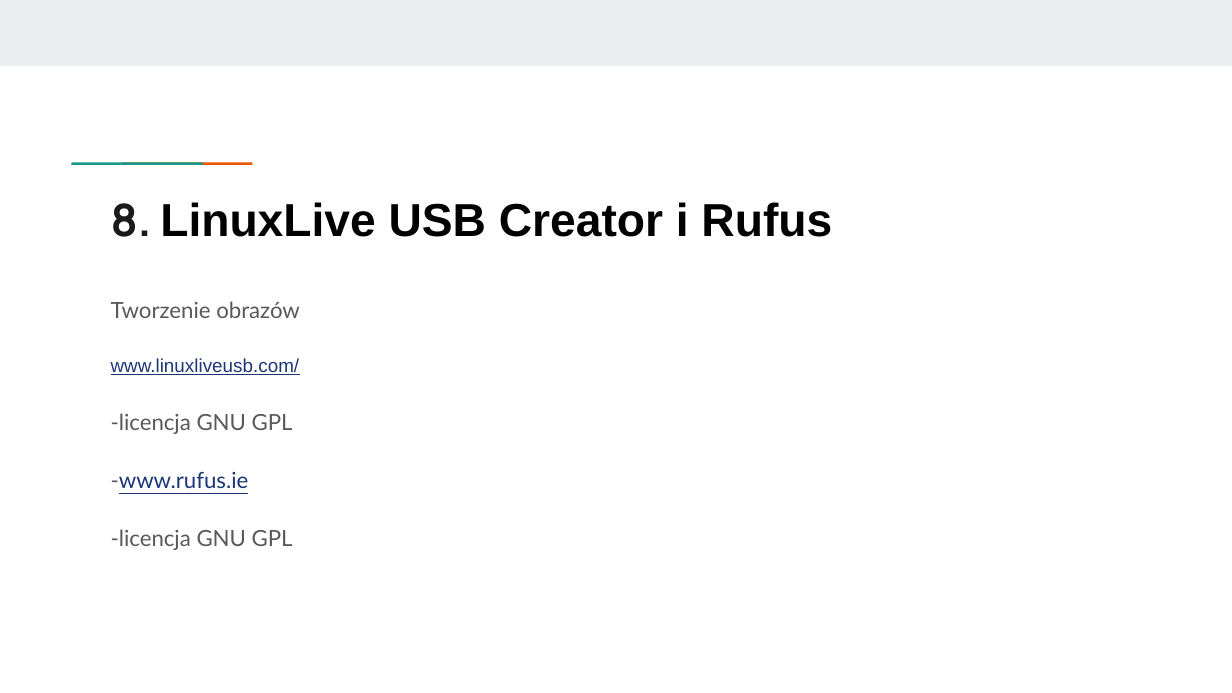
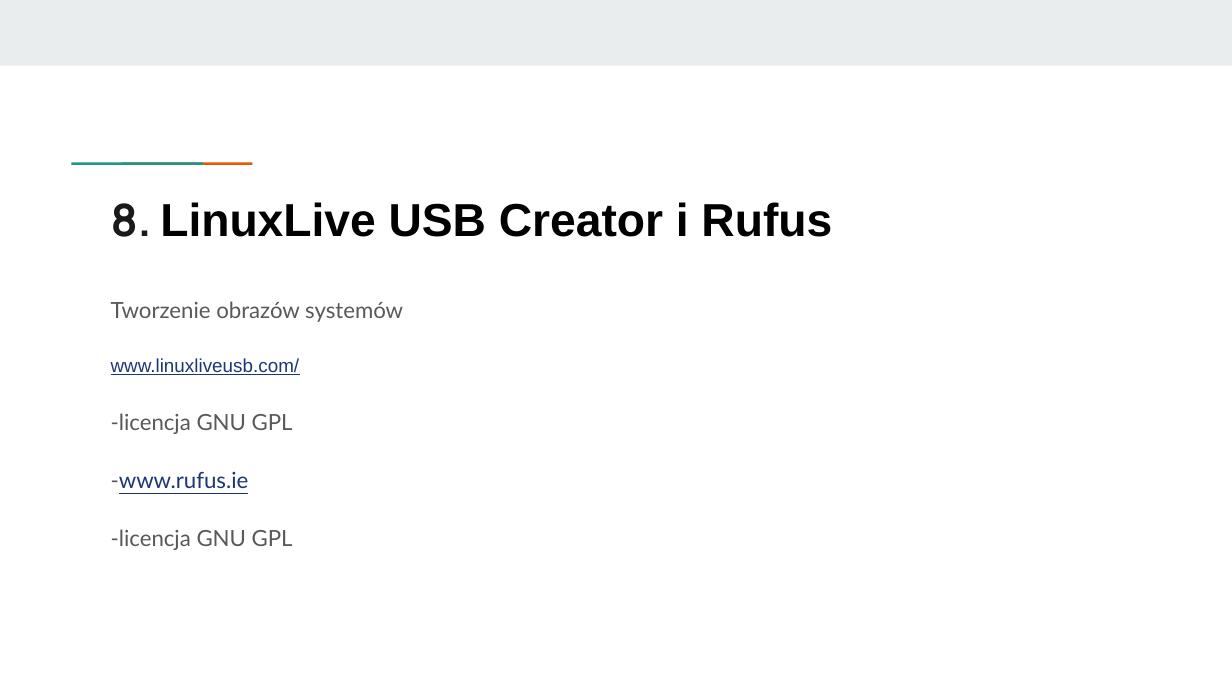
Before and after one commit to pawelmusiol/WDI, a slide deck: slide 10 of moduł 2/moduł 2.pptx. Drawn at 1232x693 pixels with LibreOffice and Linux fonts; fonts in the diff are those of the drawing. Boxes give left, top, right and bottom in pixels: in the first picture for what was removed or moved away, otherwise in the second. Text is boxed around its words. In the diff, an @@ line names an element or a change of style, - is before the commit and + after.

```diff
--- a/moduł 2/moduł 2.pptx
+++ b/moduł 2/moduł 2.pptx
@@ text at <box>111,301,403,322</box>: text changed @@
-Tworzenie obrazów
+Tworzenie obrazów systemów
```
Also in this commit, not shown: 8 other slides changed, 1 other file.
